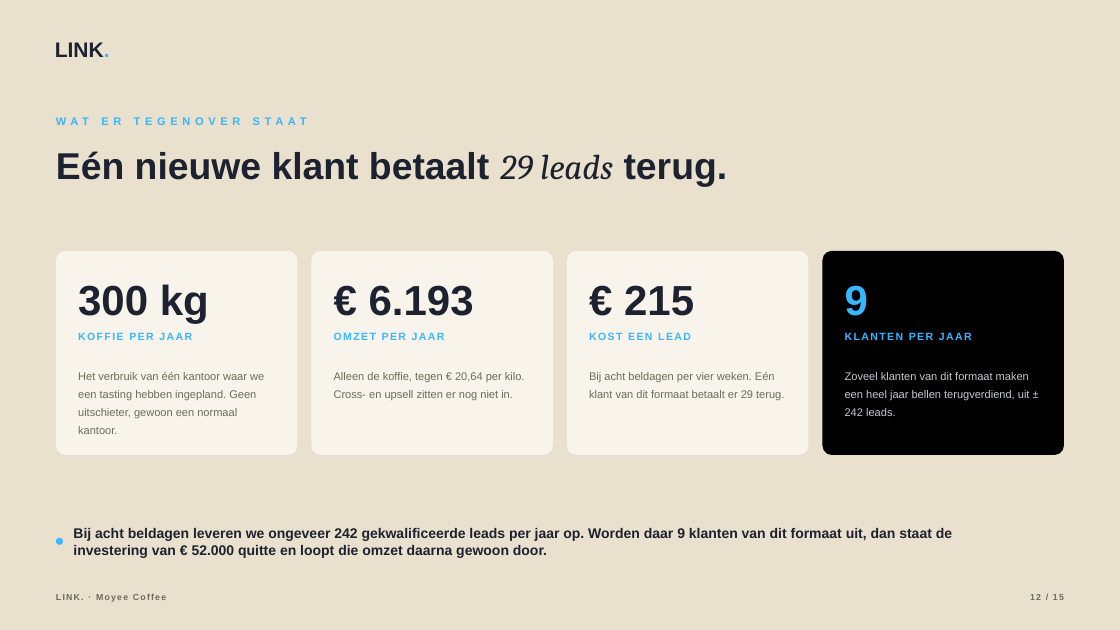
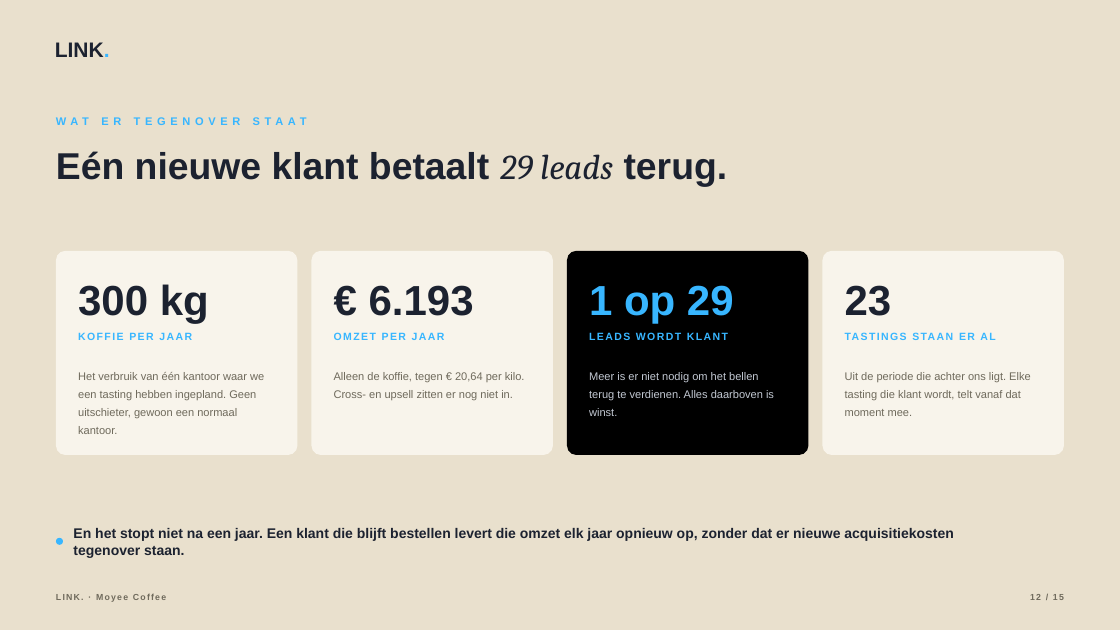
Before and after one commit to hens-lang/Test, a slide deck: slide 12 of output/LINK. voorstel Moyee Coffee.pptx. Drawn at 1120x630 pixels with LibreOffice and Linux fonts; fonts in the diff are those of the drawing. Boxes give left, top, right and bottom in pixels: in the first picture for what was removed or moved away, otherwise in the second. Text is boxed around its words. In the diff, an @@ line names an element or a change of style, - is before the commit and + after.

```diff
--- a/output/LINK. voorstel Moyee Coffee.pptx
+++ b/output/LINK. voorstel Moyee Coffee.pptx
@@ rounded rectangle at [567,251,808,455]: fill #F8F4EB to #000000 @@
@@ rounded rectangle at [823,251,1064,455]: fill #000000 to #F8F4EB @@
@@ text at [589,285,734,323]: text changed; text colour #1C2230 to #38B6FF @@
-€ 215
+1 op 29
@@ text at [845,285,892,316]: text changed; text colour #38B6FF to #1C2230 @@
-9
+23
@@ text at [589,332,728,340]: text changed @@
-KOST EEN LEAD
+LEADS WORDT KLANT
@@ text at [845,332,972,340]: text changed @@
-KLANTEN PER JAAR
+TASTINGS STAAN ER AL
@@ text at [589,372,774,416]: text changed; text colour #6F6A5C to #C2C8D2 @@
-Bij acht beldagen per vier weken. Eén klant van dit formaat betaalt er 29 terug.
+Meer is er niet nodig om het bellen terug te verdienen. Alles daarboven is winst.
@@ text at [845,372,1030,416]: text changed; text colour #C2C8D2 to #6F6A5C @@
-Zoveel klanten van dit formaat maken een heel jaar bellen terugverdiend, uit ± 242 leads.
+Uit de periode die achter ons ligt. Elke tasting die klant wordt, telt vanaf dat moment mee.
@@ text at [73,528,953,558]: text changed @@
-Bij acht beldagen leveren we ongeveer 242 gekwalificeerde leads per jaar op. Worden daar 9 klanten van dit formaat uit, dan staat de investering van € 52.000 quitte en loopt die omzet daarna gewoon door.
+En het stopt niet na een jaar. Een klant die blijft bestellen levert die omzet elk jaar opnieuw op, zonder dat er nieuwe acquisitiekosten tegenover staan.
```
Also in this commit, not shown: 7 other files.
